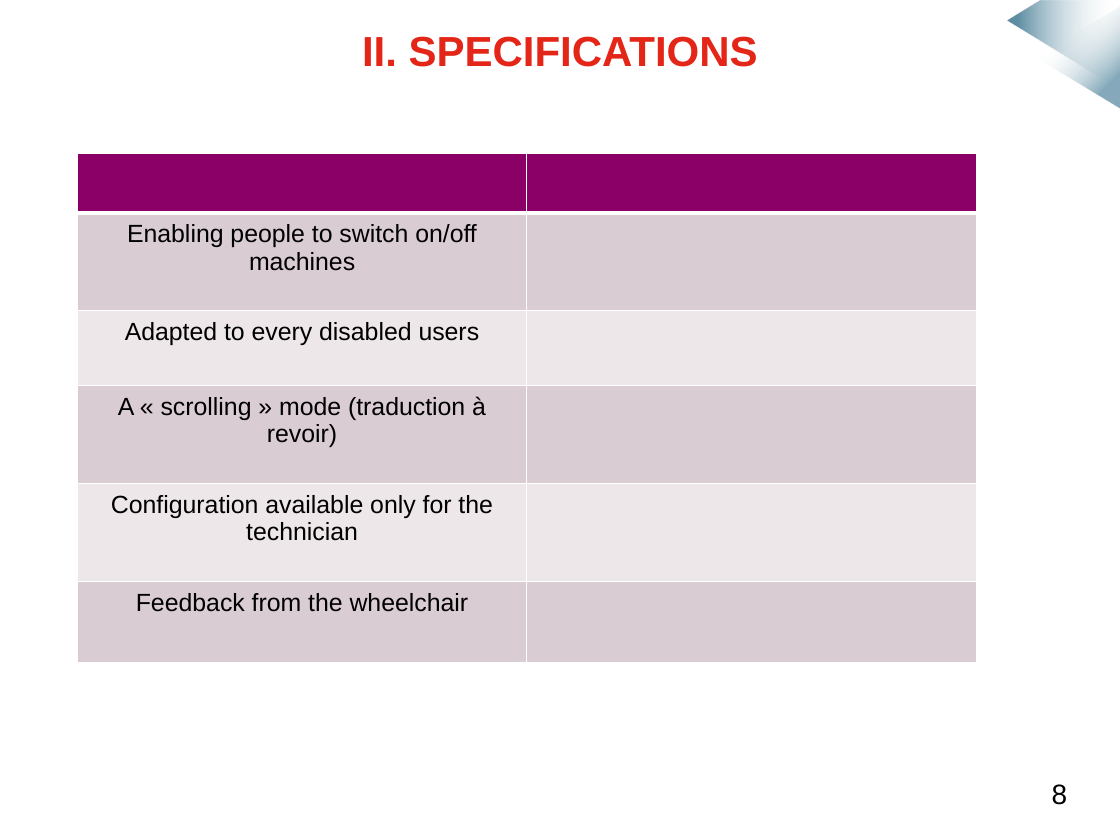
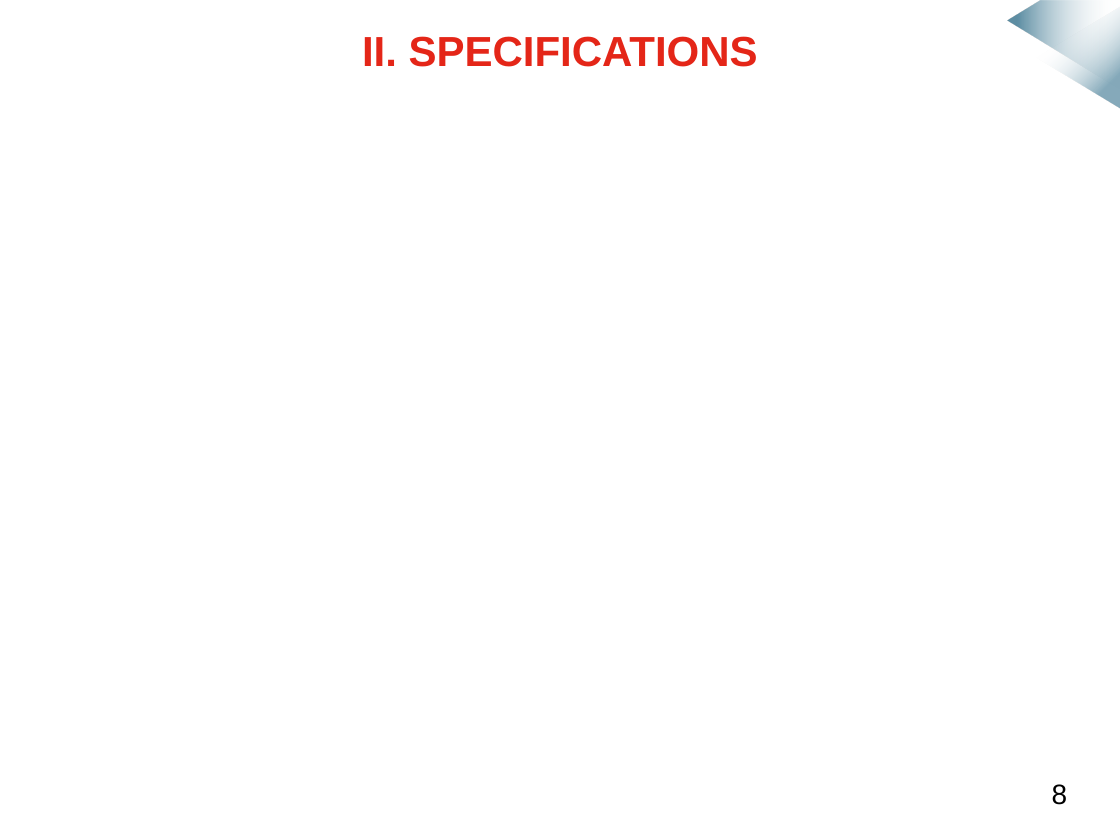
Before and after one commit to mmeven/EP_Domotique_Tablette, a slide deck: slide 6 of Rendu/Diapo_prototype_janvier.pptx (slide 8 before the commit). Drawn at 1120x840 pixels with LibreOffice and Linux fonts; fonts in the diff are those of the drawing; background and template pictures are left out. Boxes give left, top, right and bottom in pixels: in the first picture for what was removed or moved away, otherwise in the second. Text is boxed around its words. In the diff, an @@ line names an element or a change of style, - is before the commit and + after.

```diff
--- a/Rendu/Diapo_prototype_janvier.pptx
+++ b/Rendu/Diapo_prototype_janvier.pptx
@@ table removed at box(77, 153, 976, 683), 6 rows, 2 columns @@
- | 
-Enabling people to switch on/off machines | 
-Adapted to every disabled users | 
-A « scrolling » mode (traduction à revoir) | 
-Configuration available only for the technician | 
-Feedback from the wheelchair | 
```
Also in this commit, not shown: 8 other slides changed, 1 slide added, 4 slides removed.
